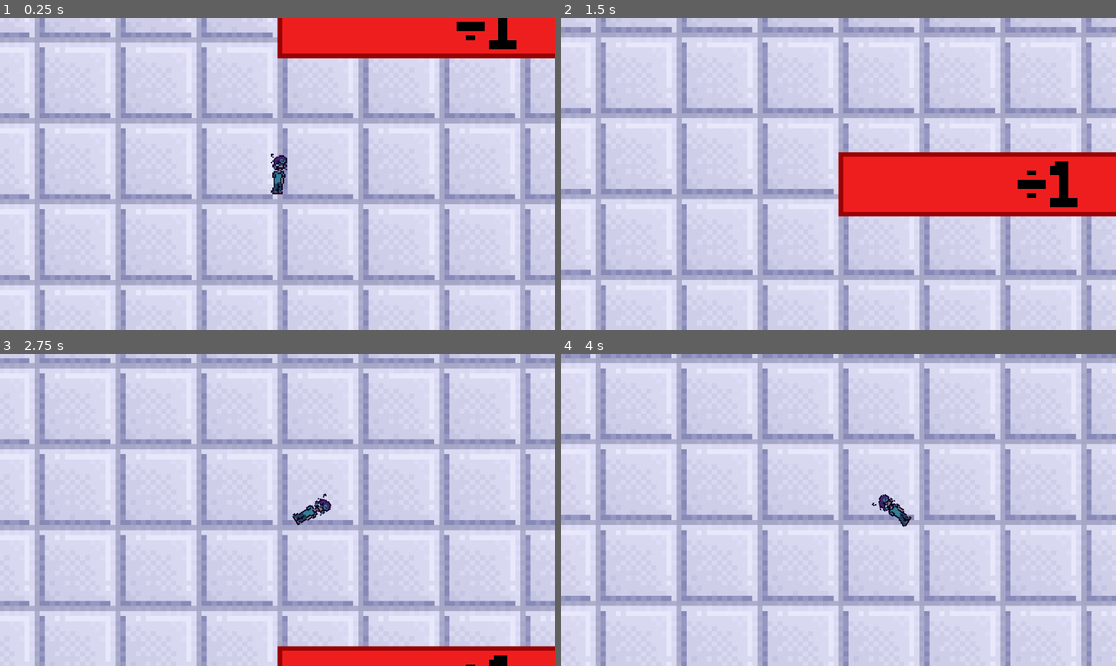
Above: before the commit, frames 1-4 (two rows, left to right).
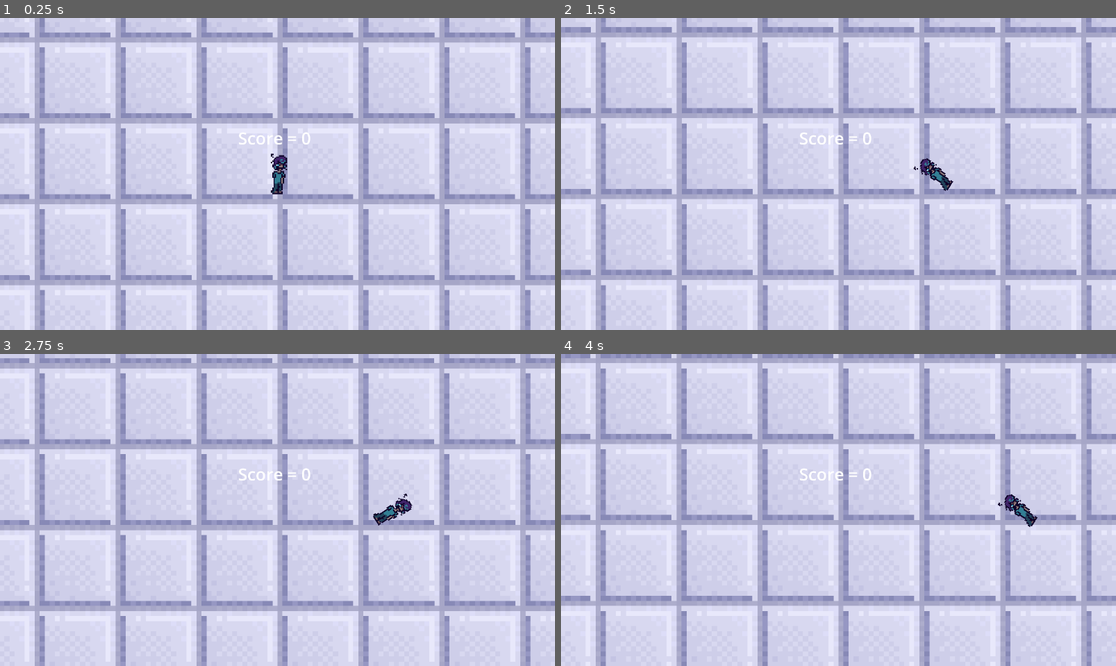
Above: after the commit, the same moments.

Repository: AryehJ-Phoenix/j
Game: Godot game, scene res://scenes/main.tscn
Two runs of this game, one before a commit and one after it. Both use one fixed random seed, a clock stepped at 60 frames per second and the inputs below.
Inputs:
- Up to frame 1 (0.25 s): no input
- Up to frame 2 (1.5 s): hold Right (ui_right) 0.53-1.28 s; hold Left (ui_left) from 1.28 s (still down)
- Up to frame 3 (2.75 s): release Left (ui_left) at 2.03 s; hold Right (ui_right) from 2.03 s (still down)
- Up to frame 4 (4 s): release Right (ui_right) at 3.53 s; hold Left (ui_left) from 3.53 s (still down)

The runs differ from the first frame. In frame 1, 6.6% of the frame differs, in the area x 43-100%, y 0-41%; in frame 2, 10%, in the area x 43-100%, y 36-64%; in frame 3, 3.9%; in frame 4, 0.7%.

Commit message:
added debt

Diff:
--- a/project.godot
+++ b/project.godot
@@ -26,3 +26,7 @@
 "res://scripts/": "teal",
 "res://sprite/": "pink"
 }
+
+[global_group]
+
+player=""
--- /dev/null
+++ b/scenes/debt.tscn
@@ -0,0 +1,12 @@
+[gd_scene load_steps=2 format=3 uid="uid://j5m1gjbjkjgl"]
+
+[ext_resource type="Texture2D" uid="uid://4wfsfjwf283x" path="res://sprite/New Piskel-2.png-3.png" id="1_hlf64"]
+
+[node name="Debt" type="Node2D"]
+
+[node name="Sprite2D" type="Sprite2D" parent="."]
+texture_filter = 1
+texture = ExtResource("1_hlf64")
+
+[node name="Camera2D" type="Camera2D" parent="Sprite2D"]
+zoom = Vector2(0.4, 0.4)
--- /dev/null
+++ b/scenes/gate+.tscn
@@ -0,0 +1,86 @@
+[gd_scene load_steps=10 format=3 uid="uid://cqob1jtlana7s"]
+
+[ext_resource type="Script" path="res://scripts/gate+.gd" id="1_8ixn0"]
+[ext_resource type="Texture2D" uid="uid://r1deo2njkfmh" path="res://sprite/New Piskel-21.png" id="2_6osc6"]
+
+[sub_resource type="AtlasTexture" id="AtlasTexture_sm5v5"]
+atlas = ExtResource("2_6osc6")
+region = Rect2(90, 32, 90, 16)
+
+[sub_resource type="AtlasTexture" id="AtlasTexture_ju0w8"]
+atlas = ExtResource("2_6osc6")
+region = Rect2(0, 48, 90, 16)
+
+[sub_resource type="AtlasTexture" id="AtlasTexture_hwlcv"]
+atlas = ExtResource("2_6osc6")
+region = Rect2(90, 48, 90, 16)
+
+[sub_resource type="AtlasTexture" id="AtlasTexture_2agas"]
+atlas = ExtResource("2_6osc6")
+region = Rect2(0, 64, 90, 16)
+
+[sub_resource type="AtlasTexture" id="AtlasTexture_2em01"]
+atlas = ExtResource("2_6osc6")
+region = Rect2(90, 64, 90, 16)
+
+[sub_resource type="SpriteFrames" id="SpriteFrames_dvc0h"]
+animations = [{
+"frames": [{
+"duration": 1.0,
+"texture": SubResource("AtlasTexture_sm5v5")
+}],
+"loop": true,
+"name": &"1",
+"speed": 5.0
+}, {
+"frames": [{
+"duration": 1.0,
+"texture": SubResource("AtlasTexture_ju0w8")
+}],
+"loop": true,
+"name": &"2",
+"speed": 5.0
+}, {
+"frames": [{
+"duration": 1.0,
+"texture": SubResource("AtlasTexture_hwlcv")
+}],
+"loop": true,
+"name": &"3",
+"speed": 5.0
+}, {
+"frames": [{
+"duration": 1.0,
+"texture": SubResource("AtlasTexture_2agas")
+}],
+"loop": true,
+"name": &"4",
+"speed": 5.0
+}, {
+"frames": [{
+"duration": 1.0,
+"texture": SubResource("AtlasTexture_2em01")
+}],
+"loop": true,
+"name": &"5",
+"speed": 5.0
+}]
+
+[sub_resource type="RectangleShape2D" id="RectangleShape2D_acu4v"]
+size = Vector2(80, 12.8182)
+
+[node name="Gate+" type="Area2D"]
+scale = Vector2(1.363, 1.363)
+script = ExtResource("1_8ixn0")
+
+[node name="AnimatedSprite2D" type="AnimatedSprite2D" parent="."]
+texture_filter = 1
+scale = Vector2(20, 20)
+sprite_frames = SubResource("SpriteFrames_dvc0h")
+animation = &"5"
+
+[node name="CollisionShape2D" type="CollisionShape2D" parent="."]
+scale = Vector2(22, 22)
+shape = SubResource("RectangleShape2D_acu4v")
+
+[connection signal="body_entered" from="." to="." method="_on_body_entered"]
--- /dev/null
+++ b/scenes/gate-.tscn
@@ -0,0 +1,86 @@
+[gd_scene load_steps=10 format=3 uid="uid://d211eayfhuolt"]
+
+[ext_resource type="Script" path="res://scripts/gate-.gd" id="1_7ogua"]
+[ext_resource type="Texture2D" uid="uid://r1deo2njkfmh" path="res://sprite/New Piskel-21.png" id="2_ke1fg"]
+
+[sub_resource type="AtlasTexture" id="AtlasTexture_k3oic"]
+atlas = ExtResource("2_ke1fg")
+region = Rect2(90, 112, 90, 16)
+
+[sub_resource type="AtlasTexture" id="AtlasTexture_nxrus"]
+atlas = ExtResource("2_ke1fg")
+region = Rect2(0, 128, 90, 16)
+
+[sub_resource type="AtlasTexture" id="AtlasTexture_jiw4f"]
+atlas = ExtResource("2_ke1fg")
+region = Rect2(90, 128, 90, 16)
+
+[sub_resource type="AtlasTexture" id="AtlasTexture_xl21j"]
+atlas = ExtResource("2_ke1fg")
+region = Rect2(0, 144, 90, 16)
+
+[sub_resource type="AtlasTexture" id="AtlasTexture_48711"]
+atlas = ExtResource("2_ke1fg")
+region = Rect2(90, 144, 90, 16)
+
+[sub_resource type="SpriteFrames" id="SpriteFrames_3ikmg"]
+animations = [{
+"frames": [{
+"duration": 1.0,
+"texture": SubResource("AtlasTexture_k3oic")
+}],
+"loop": true,
+"name": &"1",
+"speed": 5.0
+}, {
+"frames": [{
+"duration": 1.0,
+"texture": SubResource("AtlasTexture_nxrus")
+}],
+"loop": true,
+"name": &"2",
+"speed": 5.0
+}, {
+"frames": [{
+"duration": 1.0,
+"texture": SubResource("AtlasTexture_jiw4f")
+}],
+"loop": true,
+"name": &"3",
+"speed": 5.0
+}, {
+"frames": [{
+"duration": 1.0,
+"texture": SubResource("AtlasTexture_xl21j")
+}],
+"loop": true,
+"name": &"4",
+"speed": 5.0
+}, {
+"frames": [{
+"duration": 1.0,
+"texture": SubResource("AtlasTexture_48711")
+}],
+"loop": true,
+"name": &"5",
+"speed": 5.0
+}]
+
+[sub_resource type="RectangleShape2D" id="RectangleShape2D_40te7"]
+size = Vector2(80, 12.8182)
+
+[node name="gate-" type="Area2D"]
+scale = Vector2(1.363, 1.363)
+script = ExtResource("1_7ogua")
+
+[node name="AnimatedSprite2D" type="AnimatedSprite2D" parent="."]
+texture_filter = 1
+scale = Vector2(20, 20)
+sprite_frames = SubResource("SpriteFrames_3ikmg")
+animation = &"5"
+
+[node name="CollisionShape2D" type="CollisionShape2D" parent="."]
+scale = Vector2(22, 22)
+shape = SubResource("RectangleShape2D_40te7")
+
+[connection signal="body_entered" from="." to="." method="_on_body_entered"]
--- a/scenes/gate_1.tscn
+++ /dev/null
@@ -1,264 +0,0 @@
-[gd_scene load_steps=25 format=3 uid="uid://cqob1jtlana7s"]
-
-[ext_resource type="Script" path="res://scripts/gate_1.gd" id="1_wa4vg"]
-[ext_resource type="Texture2D" uid="uid://r1deo2njkfmh" path="res://sprite/New Piskel-21.png" id="2_6hyaj"]
-
-[sub_resource type="AtlasTexture" id="AtlasTexture_hg8rr"]
-atlas = ExtResource("2_6hyaj")
-region = Rect2(90, 32, 90, 16)
-
-[sub_resource type="AtlasTexture" id="AtlasTexture_hc5uy"]
-atlas = ExtResource("2_6hyaj")
-region = Rect2(90, 144, 90, 16)
-
-[sub_resource type="AtlasTexture" id="AtlasTexture_4aeyy"]
-atlas = ExtResource("2_6hyaj")
-region = Rect2(0, 0, 90, 16)
-
-[sub_resource type="AtlasTexture" id="AtlasTexture_an8yy"]
-atlas = ExtResource("2_6hyaj")
-region = Rect2(90, 0, 90, 16)
-
-[sub_resource type="AtlasTexture" id="AtlasTexture_q3uiy"]
-atlas = ExtResource("2_6hyaj")
-region = Rect2(0, 16, 90, 16)
-
-[sub_resource type="AtlasTexture" id="AtlasTexture_35wjm"]
-atlas = ExtResource("2_6hyaj")
-region = Rect2(90, 16, 90, 16)
-
-[sub_resource type="AtlasTexture" id="AtlasTexture_ppd2a"]
-atlas = ExtResource("2_6hyaj")
-region = Rect2(0, 32, 90, 16)
-
-[sub_resource type="AtlasTexture" id="AtlasTexture_vmfi2"]
-atlas = ExtResource("2_6hyaj")
-region = Rect2(0, 80, 90, 16)
-
-[sub_resource type="AtlasTexture" id="AtlasTexture_1s5r8"]
-atlas = ExtResource("2_6hyaj")
-region = Rect2(90, 80, 90, 16)
-
-[sub_resource type="AtlasTexture" id="AtlasTexture_dkxbj"]
-atlas = ExtResource("2_6hyaj")
-region = Rect2(0, 96, 90, 16)
-
-[sub_resource type="AtlasTexture" id="AtlasTexture_qpbbi"]
-atlas = ExtResource("2_6hyaj")
-region = Rect2(90, 96, 90, 16)
-
-[sub_resource type="AtlasTexture" id="AtlasTexture_a6h0f"]
-atlas = ExtResource("2_6hyaj")
-region = Rect2(0, 48, 90, 16)
-
-[sub_resource type="AtlasTexture" id="AtlasTexture_mtx0s"]
-atlas = ExtResource("2_6hyaj")
-region = Rect2(0, 112, 90, 16)
-
-[sub_resource type="AtlasTexture" id="AtlasTexture_n6sry"]
-atlas = ExtResource("2_6hyaj")
-region = Rect2(90, 48, 90, 16)
-
-[sub_resource type="AtlasTexture" id="AtlasTexture_jaax2"]
-atlas = ExtResource("2_6hyaj")
-region = Rect2(0, 64, 90, 16)
-
-[sub_resource type="AtlasTexture" id="AtlasTexture_6f48r"]
-atlas = ExtResource("2_6hyaj")
-region = Rect2(90, 64, 90, 16)
-
-[sub_resource type="AtlasTexture" id="AtlasTexture_ufuls"]
-atlas = ExtResource("2_6hyaj")
-region = Rect2(90, 112, 90, 16)
-
-[sub_resource type="AtlasTexture" id="AtlasTexture_t8eip"]
-atlas = ExtResource("2_6hyaj")
-region = Rect2(0, 128, 90, 16)
-
-[sub_resource type="AtlasTexture" id="AtlasTexture_0ygxs"]
-atlas = ExtResource("2_6hyaj")
-region = Rect2(90, 128, 90, 16)
-
-[sub_resource type="AtlasTexture" id="AtlasTexture_0jn3o"]
-atlas = ExtResource("2_6hyaj")
-region = Rect2(0, 144, 90, 16)
-
-[sub_resource type="SpriteFrames" id="SpriteFrames_tpe8f"]
-animations = [{
-"frames": [{
-"duration": 1.0,
-"texture": SubResource("AtlasTexture_hg8rr")
-}],
-"loop": false,
-"name": &"1",
-"speed": 5.0
-}, {
-"frames": [{
-"duration": 1.0,
-"texture": SubResource("AtlasTexture_hc5uy")
-}],
-"loop": true,
-"name": &"10",
-"speed": 5.0
-}, {
-"frames": [{
-"duration": 1.0,
-"texture": SubResource("AtlasTexture_4aeyy")
-}],
-"loop": true,
-"name": &"11",
-"speed": 5.0
-}, {
-"frames": [{
-"duration": 1.0,
-"texture": SubResource("AtlasTexture_an8yy")
-}],
-"loop": true,
-"name": &"12",
-"speed": 5.0
-}, {
-"frames": [{
-"duration": 1.0,
-"texture": SubResource("AtlasTexture_q3uiy")
-}],
-"loop": true,
-"name": &"13",
-"speed": 5.0
-}, {
-"frames": [{
-"duration": 1.0,
-"texture": SubResource("AtlasTexture_35wjm")
-}],
-"loop": true,
-"name": &"14",
-"speed": 5.0
-}, {
-"frames": [{
-"duration": 1.0,
-"texture": SubResource("AtlasTexture_ppd2a")
-}],
-"loop": true,
-"name": &"15",
-"speed": 5.0
-}, {
-"frames": [{
-"duration": 1.0,
-"texture": SubResource("AtlasTexture_vmfi2")
-}],
-"loop": true,
-"name": &"16",
-"speed": 5.0
-}, {
-"frames": [{
-"duration": 1.0,
-"texture": SubResource("AtlasTexture_1s5r8")
-}],
-"loop": true,
-"name": &"17",
-"speed": 5.0
-}, {
-"frames": [{
-"duration": 1.0,
-"texture": SubResource("AtlasTexture_dkxbj")
-}],
-"loop": true,
-"name": &"18",
-"speed": 5.0
-}, {
-"frames": [{
-"duration": 1.0,
-"texture": SubResource("AtlasTexture_qpbbi")
-}],
-"loop": true,
-"name": &"19",
-"speed": 5.0
-}, {
-"frames": [{
-"duration": 1.0,
-"texture": SubResource("AtlasTexture_a6h0f")
-}],
-"loop": true,
-"name": &"2",
-"speed": 5.0
-}, {
-"frames": [{
-"duration": 1.0,
-"texture": SubResource("AtlasTexture_mtx0s")
-}],
-"loop": true,
-"name": &"20",
-"speed": 5.0
-}, {
-"frames": [{
-"duration": 1.0,
-"texture": SubResource("AtlasTexture_n6sry")
-}],
-"loop": true,
-"name": &"3",
-"speed": 5.0
-}, {
-"frames": [{
-"duration": 1.0,
-"texture": SubResource("AtlasTexture_jaax2")
-}],
-"loop": true,
-"name": &"4",
-"speed": 5.0
-}, {
-"frames": [{
-"duration": 1.0,
-"texture": SubResource("AtlasTexture_6f48r")
-}],
-"loop": true,
-"name": &"5",
-"speed": 5.0
-}, {
-"frames": [{
-"duration": 1.0,
-"texture": SubResource("AtlasTexture_ufuls")
-}],
-"loop": true,
-"name": &"6",
-"speed": 5.0
-}, {
-"frames": [{
-"duration": 1.0,
-"texture": SubResource("AtlasTexture_t8eip")
-}],
-"loop": true,
-"name": &"7",
-"speed": 5.0
-}, {
-"frames": [{
-"duration": 1.0,
-"texture": SubResource("AtlasTexture_0ygxs")
-}],
-"loop": true,
-"name": &"8",
-"speed": 5.0
-}, {
-"frames": [{
-"duration": 1.0,
-"texture": SubResource("AtlasTexture_0jn3o")
-}],
-"loop": true,
-"name": &"9",
-"speed": 5.0
-}]
-
-[sub_resource type="RectangleShape2D" id="RectangleShape2D_acu4v"]
-size = Vector2(80, 12.8182)
-
-[node name="Gate1" type="Area2D"]
-scale = Vector2(1.363, 1.363)
-script = ExtResource("1_wa4vg")
-
-[node name="AnimatedSprite2D" type="AnimatedSprite2D" parent="."]
-texture_filter = 1
-scale = Vector2(20, 20)
-sprite_frames = SubResource("SpriteFrames_tpe8f")
-animation = &"5"
-
-[node name="CollisionShape2D" type="CollisionShape2D" parent="."]
-scale = Vector2(22, 22)
-shape = SubResource("RectangleShape2D_acu4v")
--- /dev/null
+++ b/scenes/gate÷.tscn
@@ -0,0 +1,87 @@
+[gd_scene load_steps=10 format=3 uid="uid://c6o61oe28ghc5"]
+
+[ext_resource type="Script" path="res://scripts/gate÷.gd" id="1_jfded"]
+[ext_resource type="Texture2D" uid="uid://r1deo2njkfmh" path="res://sprite/New Piskel-21.png" id="2_cgq4t"]
+
+[sub_resource type="AtlasTexture" id="AtlasTexture_62ala"]
+atlas = ExtResource("2_cgq4t")
+region = Rect2(0, 80, 90, 16)
+
+[sub_resource type="AtlasTexture" id="AtlasTexture_sc27t"]
+atlas = ExtResource("2_cgq4t")
+region = Rect2(90, 80, 90, 16)
+
+[sub_resource type="AtlasTexture" id="AtlasTexture_oadmc"]
+atlas = ExtResource("2_cgq4t")
+region = Rect2(0, 96, 90, 16)
+
+[sub_resource type="AtlasTexture" id="AtlasTexture_s7lcp"]
+atlas = ExtResource("2_cgq4t")
+region = Rect2(90, 96, 90, 16)
+
+[sub_resource type="AtlasTexture" id="AtlasTexture_nd72j"]
+atlas = ExtResource("2_cgq4t")
+region = Rect2(0, 112, 90, 16)
+
+[sub_resource type="SpriteFrames" id="SpriteFrames_1yjwm"]
+animations = [{
+"frames": [{
+"duration": 1.0,
+"texture": SubResource("AtlasTexture_62ala")
+}],
+"loop": true,
+"name": &"1",
+"speed": 5.0
+}, {
+"frames": [{
+"duration": 1.0,
+"texture": SubResource("AtlasTexture_sc27t")
+}],
+"loop": true,
+"name": &"2",
+"speed": 5.0
+}, {
+"frames": [{
+"duration": 1.0,
+"texture": SubResource("AtlasTexture_oadmc")
+}],
+"loop": true,
+"name": &"3",
+"speed": 5.0
+}, {
+"frames": [{
+"duration": 1.0,
+"texture": SubResource("AtlasTexture_s7lcp")
+}],
+"loop": true,
+"name": &"4",
+"speed": 5.0
+}, {
+"frames": [{
+"duration": 1.0,
+"texture": SubResource("AtlasTexture_nd72j")
+}],
+"loop": true,
+"name": &"5",
+"speed": 5.0
+}]
+
+[sub_resource type="RectangleShape2D" id="RectangleShape2D_1c207"]
+size = Vector2(80, 12.8182)
+
+[node name="gate÷" type="Area2D"]
+scale = Vector2(1.363, 1.363)
+script = ExtResource("1_jfded")
+
+[node name="AnimatedSprite2D" type="AnimatedSprite2D" parent="."]
+texture_filter = 1
+position = Vector2(0, -3)
+scale = Vector2(20, 20)
+sprite_frames = SubResource("SpriteFrames_1yjwm")
+animation = &"1"
+
+[node name="CollisionShape2D" type="CollisionShape2D" parent="."]
+scale = Vector2(22, 22)
+shape = SubResource("RectangleShape2D_1c207")
+
+[connection signal="body_entered" from="." to="." method="_on_body_entered"]
--- /dev/null
+++ b/scenes/gate•.tscn
@@ -0,0 +1,99 @@
+[gd_scene load_steps=12 format=3 uid="uid://csi5lggyints1"]
+
+[ext_resource type="Script" path="res://scripts/gate•.gd" id="1_l36p6"]
+[ext_resource type="Texture2D" uid="uid://r1deo2njkfmh" path="res://sprite/New Piskel-21.png" id="2_dsuvt"]
+[ext_resource type="Texture2D" uid="uid://ctrbfdtcrlfoc" path="res://sprite/New Piskel-21-2.png" id="2_essg8"]
+
+[sub_resource type="AtlasTexture" id="AtlasTexture_i8f85"]
+atlas = ExtResource("2_essg8")
+region = Rect2(0, 0, 90, 16)
+
+[sub_resource type="AtlasTexture" id="AtlasTexture_4fw25"]
+atlas = ExtResource("2_dsuvt")
+region = Rect2(0, 0, 90, 16)
+
+[sub_resource type="AtlasTexture" id="AtlasTexture_e3f5p"]
+atlas = ExtResource("2_dsuvt")
+region = Rect2(90, 0, 90, 16)
+
+[sub_resource type="AtlasTexture" id="AtlasTexture_bxxc5"]
+atlas = ExtResource("2_dsuvt")
+region = Rect2(0, 16, 90, 16)
+
+[sub_resource type="AtlasTexture" id="AtlasTexture_h7mem"]
+atlas = ExtResource("2_dsuvt")
+region = Rect2(90, 16, 90, 16)
+
+[sub_resource type="AtlasTexture" id="AtlasTexture_oe40k"]
+atlas = ExtResource("2_dsuvt")
+region = Rect2(0, 32, 90, 16)
+
+[sub_resource type="SpriteFrames" id="SpriteFrames_k287u"]
+animations = [{
+"frames": [{
+"duration": 1.0,
+"texture": SubResource("AtlasTexture_i8f85")
+}],
+"loop": true,
+"name": &"0",
+"speed": 5.0
+}, {
+"frames": [{
+"duration": 1.0,
+"texture": SubResource("AtlasTexture_4fw25")
+}],
+"loop": true,
+"name": &"1",
+"speed": 5.0
+}, {
+"frames": [{
+"duration": 1.0,
+"texture": SubResource("AtlasTexture_e3f5p")
+}],
+"loop": true,
+"name": &"2",
+"speed": 5.0
+}, {
+"frames": [{
+"duration": 1.0,
+"texture": SubResource("AtlasTexture_bxxc5")
+}],
+"loop": true,
+"name": &"3",
+"speed": 5.0
+}, {
+"frames": [{
+"duration": 1.0,
+"texture": SubResource("AtlasTexture_h7mem")
+}],
+"loop": true,
+"name": &"4",
+"speed": 5.0
+}, {
+"frames": [{
+"duration": 1.0,
+"texture": SubResource("AtlasTexture_oe40k")
+}],
+"loop": true,
+"name": &"5",
+"speed": 5.0
+}]
+
+[sub_resource type="RectangleShape2D" id="RectangleShape2D_acu4v"]
+size = Vector2(80, 12.8182)
+
+[node name="Gatex" type="Area2D"]
+scale = Vector2(1.363, 1.363)
+script = ExtResource("1_l36p6")
+
+[node name="AnimatedSprite2D" type="AnimatedSprite2D" parent="."]
+texture_filter = 1
+scale = Vector2(20, 20)
+sprite_frames = SubResource("SpriteFrames_k287u")
+animation = &"0"
+
+[node name="CollisionShape2D" type="CollisionShape2D" parent="."]
+scale = Vector2(22, 22)
+shape = SubResource("RectangleShape2D_acu4v")
+
+[connection signal="body_entered" from="." to="." method="_on_body_entered"]
--- a/scenes/main.tscn
+++ b/scenes/main.tscn
@@ -1,9 +1,9 @@
 [gd_scene load_steps=23 format=3 uid="uid://ct7go0kdn6lpl"]
 
 [ext_resource type="Texture2D" uid="uid://m7rdv1r1fuq6" path="res://sprite/160x236 animated background-2.png" id="1_fbbhy"]
+[ext_resource type="Script" path="res://scripts/score_label.gd" id="2_8c6hx"]
 [ext_resource type="PackedScene" uid="uid://bwko7y2icywp7" path="res://scenes/player.tscn" id="2_yaotf"]
 [ext_resource type="Script" path="res://scripts/GameManager.gd" id="3_2os53"]
-[ext_resource type="PackedScene" uid="uid://cqob1jtlana7s" path="res://scenes/gate_1.tscn" id="4_nctki"]
 [ext_resource type="PackedScene" uid="uid://d3e31pd0rmcvt" path="res://scenes/spawner.tscn" id="4_srdun"]
 
 [sub_resource type="AtlasTexture" id="AtlasTexture_rorwn"]
@@ -149,5 +149,10 @@
 [node name="spawner2" parent="." instance=ExtResource("4_srdun")]
 position = Vector2(-1200, -4000)
 
-[node name="Gate1" parent="." instance=ExtResource("4_nctki")]
-position = Vector2(1200, -1064)
+[node name="Label" type="Label" parent="."]
+offset_left = -234.0
+offset_top = -282.0
+offset_right = 1.46977e+06
+offset_bottom = 679741.0
+theme_override_font_sizes/font_size = 100
+script = ExtResource("2_8c6hx")
--- a/scenes/player.tscn
+++ b/scenes/player.tscn
@@ -41,7 +41,7 @@
 
 [sub_resource type="RectangleShape2D" id="RectangleShape2D_ryxgu"]
 
-[node name="Player" type="CharacterBody2D"]
+[node name="Player" type="CharacterBody2D" groups=["player"]]
 scale = Vector2(2, 2)
 script = ExtResource("1_v7odp")
 
--- a/scripts/GameManager.gd
+++ b/scripts/GameManager.gd
@@ -1,11 +1,43 @@
 extends Node
 
 
-# Called when the node enters the scene tree for the first time.
-func _ready() -> void:
-	pass # Replace with function body.
+var score_text = Label
+var score = 0
+var hit_timer = 2
+var timer
 
 
-# Called every frame. 'delta' is the elapsed time since the previous frame.
+func _ready() -> void:
+	timer = hit_timer
+
 func _process(delta: float) -> void:
-	pass
+	timer -= delta
+	if score < 0:
+		score = 0
+
+func setScoreLabel(label):
+	score_text = label
+
+func add_score(amount):
+	if timer < 0:
+		score += amount
+		score_text.text = "Score = " + str(score)
+		timer = hit_timer
+
+func multiply_score(amount):
+	if timer < 0:
+		score *= amount
+		score_text.text = "Score = " + str(score)
+		timer = hit_timer
+
+func minus_score(amount):
+	if timer < 0:
+		score -= amount
+		score_text.text = "Score = " + str(score)
+		timer = hit_timer
+
+func divide_score(amount):
+	if timer < 0:
+		score /= amount
+		score_text.text = "Score = " + str(score)
+		timer = hit_timer
--- /dev/null
+++ b/scripts/gate+.gd
@@ -0,0 +1,26 @@
+extends Area2D
+
+@onready var sprite: AnimatedSprite2D = $AnimatedSprite2D
+
+var rng = RandomNumberGenerator.new()
+var number
+
+func _ready() -> void:
+	number = rng.randi_range(1.0,5.0)
+	print(number)
+
+
+# Called every frame. 'delta' is the elapsed time since the previous frame.
+func _process(delta: float) -> void:
+
+
+	if number !=null:
+		sprite.play(str(number))
+
+	position.y += 12.5
+
+
+
+func _on_body_entered(body: Node2D) -> void:
+	if body.is_in_group("player"):
+		GameManager.add_score(number)
--- /dev/null
+++ b/scripts/gate-.gd
@@ -0,0 +1,26 @@
+extends Area2D
+
+@onready var sprite: AnimatedSprite2D = $AnimatedSprite2D
+
+var rng = RandomNumberGenerator.new()
+var number
+
+func _ready() -> void:
+	number = rng.randi_range(1.0,5.0)
+	print(number)
+
+
+# Called every frame. 'delta' is the elapsed time since the previous frame.
+func _process(delta: float) -> void:
+
+
+	if number !=null:
+		sprite.play(str(number))
+
+	position.y += 12.5
+
+
+
+func _on_body_entered(body: Node2D) -> void:
+	if body.is_in_group("player"):
+		GameManager.minus_score(number)
--- a/scripts/gate_1.gd
+++ b/scripts/gate÷.gd
@@ -6,7 +6,7 @@
 var number
 
 func _ready() -> void:
-	number = rng.randi_range(1.0,20.0)
+	number = rng.randi_range(1.0,5.0)
 	print(number)
 
 
@@ -18,3 +18,9 @@
 		sprite.play(str(number))
 
 	position.y += 12.5
+
+
+
+func _on_body_entered(body: Node2D) -> void:
+	if body.is_in_group("player") and number != 1:
+		GameManager.divide_score(number)
--- /dev/null
+++ b/scripts/gate•.gd
@@ -0,0 +1,27 @@
+extends Area2D
+
+@onready var sprite: AnimatedSprite2D = $AnimatedSprite2D
+
+var rng = RandomNumberGenerator.new()
+var number
+
+func _ready() -> void:
+	number = rng.randi_range(0,6)
+	print(number)
+
+
+# Called every frame. 'delta' is the elapsed time since the previous frame.
+func _process(delta: float) -> void:
+	if number == 6:
+		number = 2
+
+	if number !=null:
+		sprite.play(str(number))
+
+	position.y += 12.5
+
+
+
+func _on_body_entered(body: Node2D) -> void:
+	if body.is_in_group("player") and number != 1:
+		GameManager.multiply_score(number)
--- a/scripts/player.gd
+++ b/scripts/player.gd
@@ -1,7 +1,7 @@
 extends CharacterBody2D
 
 
-var speed = 300
+var speed = 1000
 var velovity
 var xdirection
 
--- /dev/null
+++ b/scripts/score_label.gd
@@ -0,0 +1,9 @@
+extends Label
+
+
+func _ready():
+	GameManager.setScoreLabel(self)
+	text = "Score = 0"
+
+func setScoreValue(integer):
+	text = "Score = " + str(integer)
--- a/scripts/spawner.gd
+++ b/scripts/spawner.gd
@@ -3,8 +3,13 @@
 
 var time = 5
 var timer
-var summon = preload("res://scenes/gate_1.tscn")
-
+var gate1 = preload("res://scenes/gate+.tscn")
+var gate2 = preload("res://scenes/gate•.tscn")
+var gate3 = preload("res://scenes/gate-.tscn")
+var gate4 = preload("res://scenes/gate÷.tscn")
+var rng = RandomNumberGenerator.new()
+var number
+var gate_scene
 
 func _ready() -> void:
 	timer = time
@@ -19,7 +24,18 @@
 
 
 func spawn():
-	var gate = summon.instantiate()
+	number = rng.randi_range(1.0,4.0)
+
+	if number == 1:
+		gate_scene = gate1
+	if number == 2:
+		gate_scene = gate2
+	if number == 3:
+		gate_scene = gate3
+	if number == 4:
+		gate_scene = gate4
+
+	var gate = gate_scene.instantiate()
 	gate.position = position
 	get_parent().add_child(gate)
 	timer = time
Binary file added: sprite/New Piskel-2.png-3.png
Not shown, added: sprite/New Piskel-2.png-3.png.import
Binary file added: sprite/New Piskel-21-2.png
Not shown, added: sprite/New Piskel-21-2.png.import
